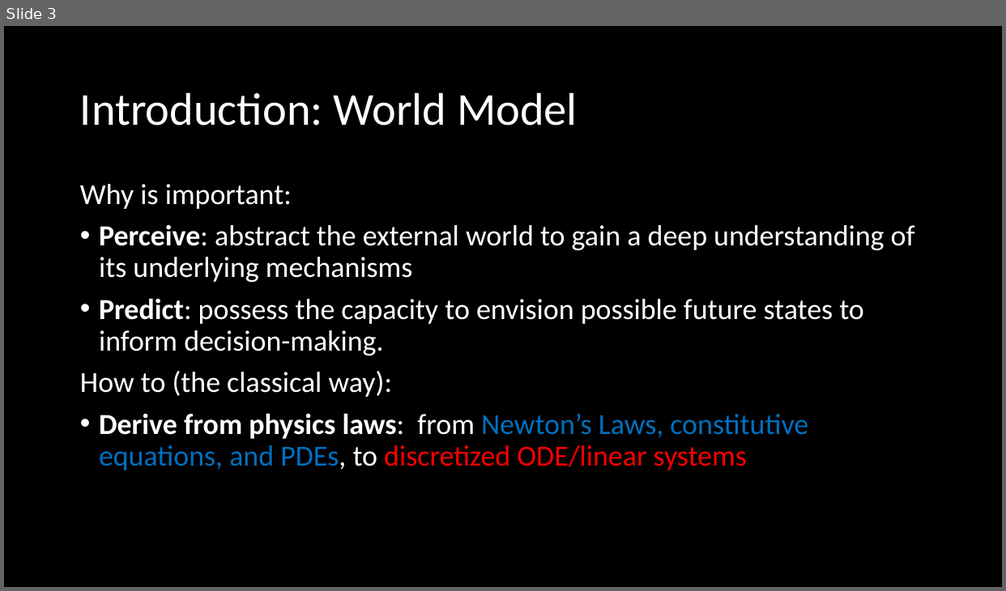
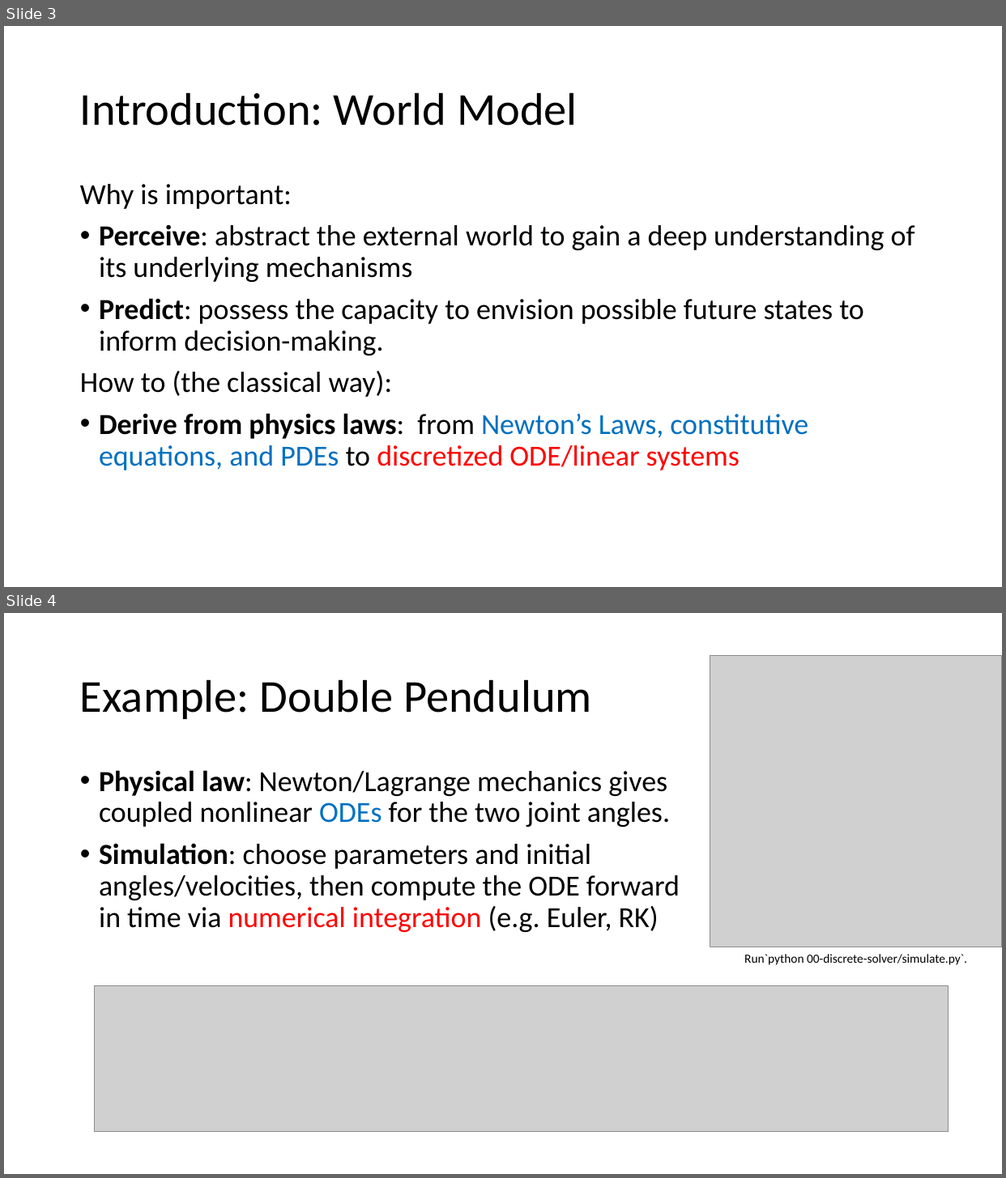
Before and after one commit to Adversarr/ai-for-sim-ustc-cg26, a slide deck: ai4s-cg-26.pptx. Shown one above the other, each under a label of ours: slide 3 before the commit, slides 3 and 4 after it. The pictures are 1006x591 and 1006x1178 pixels, drawn with LibreOffice and Linux fonts; fonts in the diff are those of the drawing; grey boxes stand for pictures. Boxes give left, top, right and bottom in pixels: in the first picture for what was removed or moved away, otherwise in the second. Text is boxed around its words. In the diff, an @@ line names an element or a change of style, - is before the commit and + after.

```diff
--- a/ai4s-cg-26.pptx
+++ b/ai4s-cg-26.pptx
@@ slide 4 added at [4, 613, 1002, 1174], background #FFFFFF @@
@@ picture added at [710, 656, 1002, 948] @@
@@ title added at [80, 679, 592, 719], 44 pt, text #000000 @@
+Example: Double Pendulum
@@ text added at [99, 770, 680, 932], 28 pt, text #000000 @@
+• Physical law: Newton/Lagrange mechanics gives coupled nonlinear ODEs for the two joint angles.
+• Simulation: choose parameters and initial angles/velocities, then compute the ODE forward in time via numerical integration (e.g. Euler, RK)
@@ text added at [744, 954, 967, 965], 12 pt, text #000000 @@
+Run`python 00-discrete-solver/simulate.py`.
@@ picture added at [94, 986, 948, 1131] @@
@@ slide 3 changed as well @@
@@ background #000000 to #FFFFFF @@
@@ title "Introduction: World Model" at [80, 92, 577, 126]: text colour #FFFFFF to #000000 @@
@@ text at [80, 184, 915, 397]: text colour #FFFFFF to #000000 in "Why is important:", "Perceive: abstract the external world to gain ...", "Predict: possess the capacity to envision possible ...", "How to (the classical way):" @@
@@ text at [99, 413, 808, 471]: text changed @@
-• Derive from physics laws: from Newton’s Laws, constitutive equations, and PDEs, to discretized ODE/linear systems
+• Derive from physics laws: from Newton’s Laws, constitutive equations, and PDEs to discretized ODE/linear systems
```
Also in this commit, not shown: 15 other slides changed, 1 other slide added, 1 slide removed, 13 other files.
